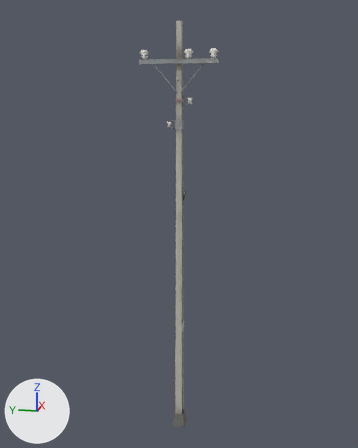
The glTF model nostalgia/assets3d/pole_psc.glb: old version first, new version second.
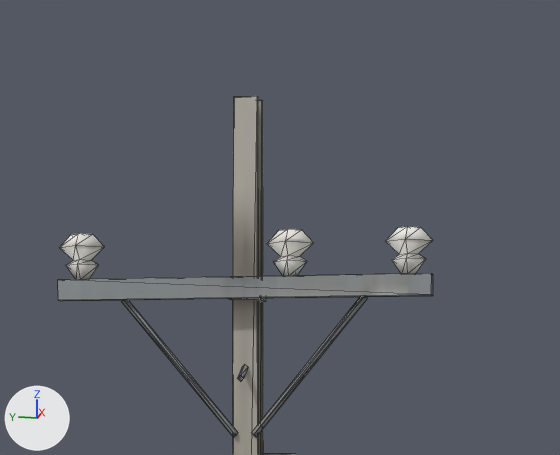
Each version appears first whole from a 50 mm camera at (-51.3, -10.2, 37.3) aimed at (0.5, 0.2, 24.3), and next in a close-up on the part from 35% to 69% of the width and 0% to 22% of the height. Arrows for +X, +Y and +Z are at lower left; the lights stay in place. The first two pictures are the older version. The close-ups show mesh edges as thin lines. Vertices at exactly the same position are counted once.

The first close-up shows 'pole_psc'.
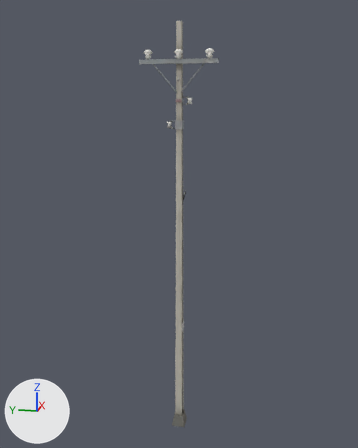
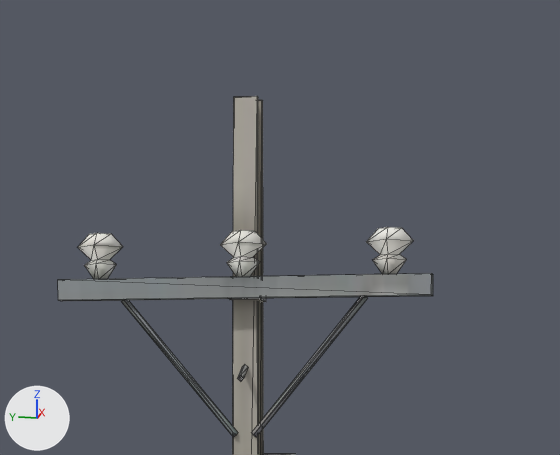
What differs and where, as boxes (x1, y1, x2, y2) in the close-ups (560 x 455 px; the box of a moved part takes in the faces that stretch with it):
part 1 of me_pole_psc, moved or reshaped: before (385, 227, 433, 274); after (366, 227, 414, 274)
part 2 of me_pole_psc, moved or reshaped: before (267, 229, 314, 276); after (220, 230, 267, 277)
part 3 of me_pole_psc, moved or reshaped: before (60, 233, 104, 279); after (78, 233, 123, 279)

Patch to the scene script:
```diff
--- a/nostalgia/assets3d/pole_psc.glb.py
+++ b/nostalgia/assets3d/pole_psc.glb.py
@@ me_pole_psc @@
 me_pole_psc.from_pydata(...)  # 273 vertices, 333 faces; spans x -1.0..1.1, y -4.0..4.0, z 0.0..45.0
 # used by ob_pole_psc; location = (0.0, 0.0, 0.0)
+# me_pole_psc part 1: the loose piece of 20 vertices spanning x -1.0..0.0, y -4.0..-3.0, z 41.4..42.3 is moved by (0.0, 0.4, 0.0)
+# me_pole_psc part 2: the loose piece of 20 vertices spanning x -1.0..0.0, y -1.5..-0.5, z 41.4..42.3 is moved by (0.0, 1.0, 0.0)
+# me_pole_psc part 3: the loose piece of 20 vertices spanning x -1.0..0.0, y 3.0..4.0, z 41.4..42.3 is moved by (0.0, -0.4, 0.0)
 me_pole_psc.materials.append(mat_m_pole_psc)
```
